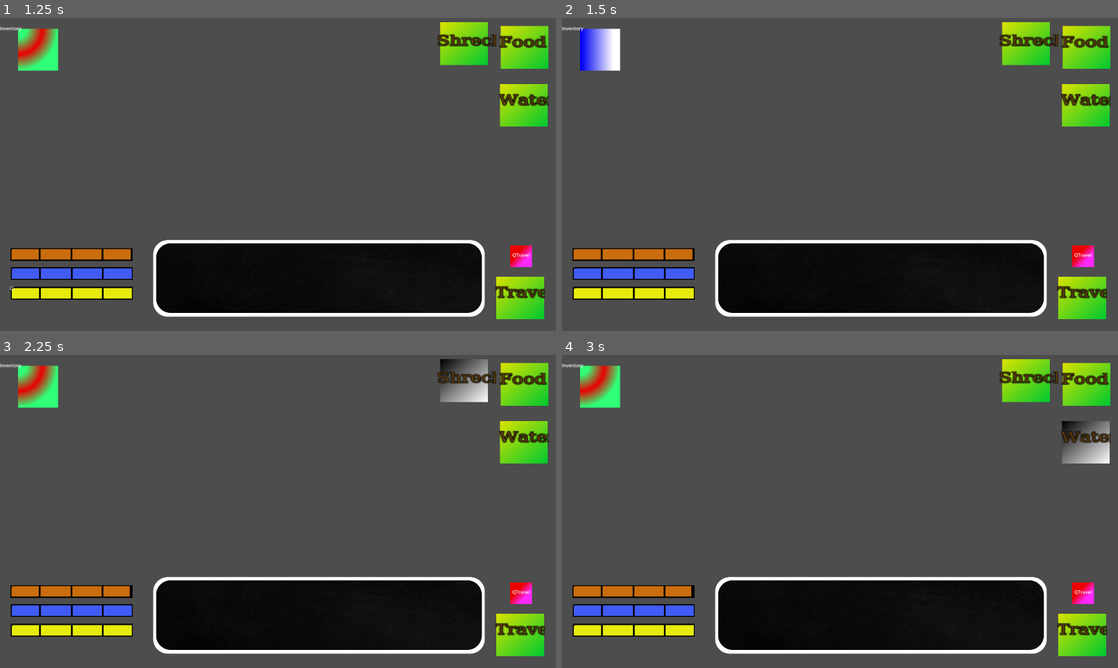
Above: before the commit, frames 1-4 (two rows, left to right).
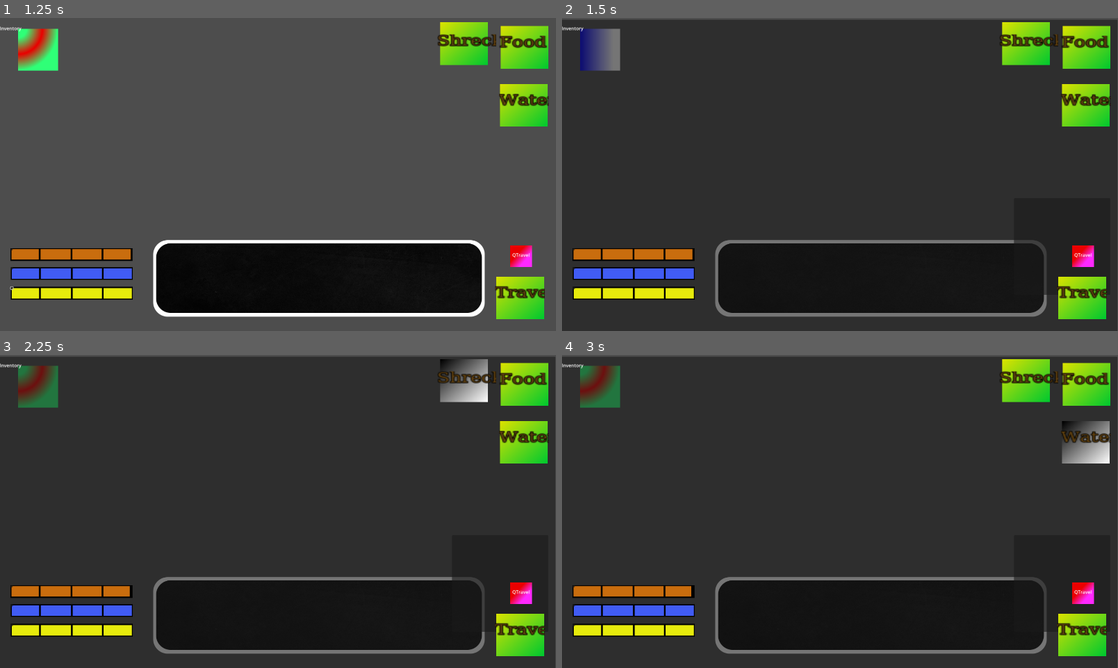
Above: after the commit, the same moments.

Repository: Peafowll/They-Left-Me
Game: Godot game, scene res://Objects/travel_mode.tscn
The game is run twice, just before and just after one commit, with the same random seed, the same clock (stepped at 60 frames per second) and the same inputs.
Inputs (mouse positions are in pixels of both pictures, inside the frame that each line leads up to):
- Up to frame 1 (1.25 s): click (11, 287) at 0.52 s
- Up to frame 2 (1.5 s): click (600, 49) at 1.25 s
- Up to frame 3 (2.25 s): click "Shreck" at 2 s
- Up to frame 4 (3 s): click "Water" at 2.75 s

Frame 1 is identical in both runs. In frame 2, 78% of the frame differs, in the area x 0-100%, y 0-100%; in frame 3, 78%; in frame 4, 78%.
Error in both runs: Invalid access to property or key 'name' on a base object of type 'Nil'. (res://world.gd:115)

Commit message:
inventory barebones

Diff:
--- /dev/null
+++ b/Objects/inventory.gd
@@ -0,0 +1,31 @@
+extends Control
+
+@onready var vbox = $Panel/VBoxContainer
+@onready var item_default = $Panel/VBoxContainer/Item
+
+
+func _ready():
+	item_default.hide()
+
+
+
+func refresh_inventory():
+	for object in vbox.get_children():
+		if object != item_default:
+			object.queue_free()
+
+	for item in Player.inventory.keys():
+		var amount = Player.inventory[item]
+		print(item)
+		var item_instance = item_default.duplicate()
+		var item_label = item_instance.get_node("Label")
+		item_instance.show()
+		var item_text_row : String = ""
+		item_text_row = item_text_row + item + " - " + str(amount)
+		item_label.text += item_text_row
+		vbox.add_child(item_instance)
+
+func toggle_inventory():
+	visible = not visible
+	if visible:
+		refresh_inventory()
--- /dev/null
+++ b/Objects/inventory.tscn
@@ -0,0 +1,40 @@
+[gd_scene load_steps=2 format=3 uid="uid://lhdp4xqlabt8"]
+
+[ext_resource type="Script" uid="uid://dcwv35s7k4av" path="res://Objects/inventory.gd" id="1_uwsja"]
+
+[node name="Inventory" type="Control"]
+layout_mode = 3
+anchors_preset = 15
+anchor_right = 1.0
+anchor_bottom = 1.0
+grow_horizontal = 2
+grow_vertical = 2
+script = ExtResource("1_uwsja")
+
+[node name="Panel" type="Panel" parent="."]
+layout_mode = 0
+offset_right = 1922.0
+offset_bottom = 1075.0
+
+[node name="VBoxContainer" type="VBoxContainer" parent="Panel"]
+layout_mode = 0
+offset_left = 629.0
+offset_top = 331.0
+offset_right = 1316.0
+offset_bottom = 672.0
+
+[node name="Item" type="HBoxContainer" parent="Panel/VBoxContainer"]
+layout_mode = 2
+
+[node name="Label" type="Label" parent="Panel/VBoxContainer/Item"]
+layout_mode = 2
+text = " "
+
+[node name="Close Inventory button" type="Button" parent="."]
+layout_mode = 0
+offset_left = 1565.0
+offset_top = 616.0
+offset_right = 1897.0
+offset_bottom = 949.0
+
+[connection signal="pressed" from="Close Inventory button" to="." method="toggle_inventory"]
--- a/Objects/travel_mode.tscn
+++ b/Objects/travel_mode.tscn
@@ -1,9 +1,29 @@
-[gd_scene load_steps=18 format=3 uid="uid://bq728sl3rjanw"]
+[gd_scene load_steps=19 format=3 uid="uid://bq728sl3rjanw"]
 
 [ext_resource type="Script" uid="uid://dtmbkqy8dg23d" path="res://Objects/ui_update.gd" id="1_05maj"]
 [ext_resource type="Theme" uid="uid://cirrv05komjp3" path="res://Objects/Themes/ButtonText.tres" id="1_gyy25"]
 [ext_resource type="PackedScene" uid="uid://3moepcq27gcb" path="res://Objects/stat_bar.tscn" id="1_hyowb"]
 [ext_resource type="PackedScene" uid="uid://1faecfw8koq3" path="res://Objects/background.tscn" id="1_s3etm"]
+[ext_resource type="PackedScene" uid="uid://lhdp4xqlabt8" path="res://Objects/inventory.tscn" id="5_2mib4"]
+
+[sub_resource type="Gradient" id="Gradient_05maj"]
+offsets = PackedFloat32Array(0.21393, 0.61194, 1)
+colors = PackedColorArray(0.188235, 1, 0.466667, 1, 0.921569, 0, 0, 1, 0.188235, 1, 0.466667, 1)
+
+[sub_resource type="GradientTexture2D" id="GradientTexture2D_s3etm"]
+gradient = SubResource("Gradient_05maj")
+width = 75
+height = 75
+fill = 1
+
+[sub_resource type="Gradient" id="Gradient_2mib4"]
+offsets = PackedFloat32Array(0.0298507, 0.835821)
+colors = PackedColorArray(0, 0, 0.960784, 1, 1, 1, 1, 1)
+
+[sub_resource type="GradientTexture2D" id="GradientTexture2D_tbuwt"]
+gradient = SubResource("Gradient_2mib4")
+width = 75
+height = 75
 
 [sub_resource type="StyleBoxFlat" id="StyleBoxFlat_s3etm"]
 bg_color = Color(0.905433, 0.92, 0.046, 1)
@@ -57,25 +77,6 @@
 fill_from = Vector2(0.418803, 0.299145)
 fill_to = Vector2(0.764957, 0.611111)
 
-[sub_resource type="Gradient" id="Gradient_05maj"]
-offsets = PackedFloat32Array(0.21393, 0.61194, 1)
-colors = PackedColorArray(0.188235, 1, 0.466667, 1, 0.921569, 0, 0, 1, 0.188235, 1, 0.466667, 1)
-
-[sub_resource type="GradientTexture2D" id="GradientTexture2D_s3etm"]
-gradient = SubResource("Gradient_05maj")
-width = 75
-height = 75
-fill = 1
-
-[sub_resource type="Gradient" id="Gradient_2mib4"]
-offsets = PackedFloat32Array(0.0298507, 0.835821)
-colors = PackedColorArray(0, 0, 0.960784, 1, 1, 1, 1, 1)
-
-[sub_resource type="GradientTexture2D" id="GradientTexture2D_tbuwt"]
-gradient = SubResource("Gradient_2mib4")
-width = 75
-height = 75
-
 [node name="TravelMode" type="Node2D"]
 
 [node name="Background" parent="." instance=ExtResource("1_s3etm")]
@@ -89,6 +90,24 @@
 offset_right = 40.0
 offset_bottom = 40.0
 script = ExtResource("1_05maj")
+
+[node name="InventoryButton" type="TextureButton" parent="UIUpdate"]
+layout_mode = 0
+offset_left = 62.0
+offset_top = 37.0
+offset_right = 137.0
+offset_bottom = 112.0
+scale = Vector2(1.84, 1.92)
+texture_normal = SubResource("GradientTexture2D_s3etm")
+texture_hover = SubResource("GradientTexture2D_tbuwt")
+
+[node name="Inventory" parent="UIUpdate" instance=ExtResource("5_2mib4")]
+visible = false
+layout_mode = 1
+offset_left = -4.0
+offset_top = 6.0
+offset_right = -44.0
+offset_bottom = -34.0
 
 [node name="EnergyBar" parent="UIUpdate" instance=ExtResource("1_hyowb")]
 layout_mode = 0
@@ -258,15 +277,6 @@
 text = "QTravel"
 scroll_active = false
 
-[node name="InventoryButton" type="TextureButton" parent="."]
-offset_left = 62.0
-offset_top = 37.0
-offset_right = 137.0
-offset_bottom = 112.0
-scale = Vector2(1.84, 1.92)
-texture_normal = SubResource("GradientTexture2D_s3etm")
-texture_hover = SubResource("GradientTexture2D_tbuwt")
-
 [node name="UIUpdate_InventoryButton#RichTextLabel" type="RichTextLabel" parent="."]
 offset_left = -0.543478
 offset_top = 24.4792
@@ -276,5 +286,6 @@
 text = "Inventory"
 scroll_active = false
 
+[connection signal="pressed" from="UIUpdate/InventoryButton" to="UIUpdate/Inventory" method="toggle_inventory"]
 [connection signal="pressed" from="UIUpdate/TravelButton" to="UIUpdate" method="_on_travel_button_pressed"]
 [connection signal="pressed" from="UIUpdate/QuickTravelButton" to="UIUpdate" method="_on_quick_travel_button_pressed"]
--- a/Objects/ui_update.gd
+++ b/Objects/ui_update.gd
@@ -5,6 +5,8 @@
 @onready var hunger_bar: ProgressBar = $HungerBar
 
 @onready var canvas_layer = $TravelingTransition
+
+
 
 func _process(_delta: float) -> void:
 	energy_bar.value = Player.energy
Not shown, added: Objects/inventory.gd.uid
